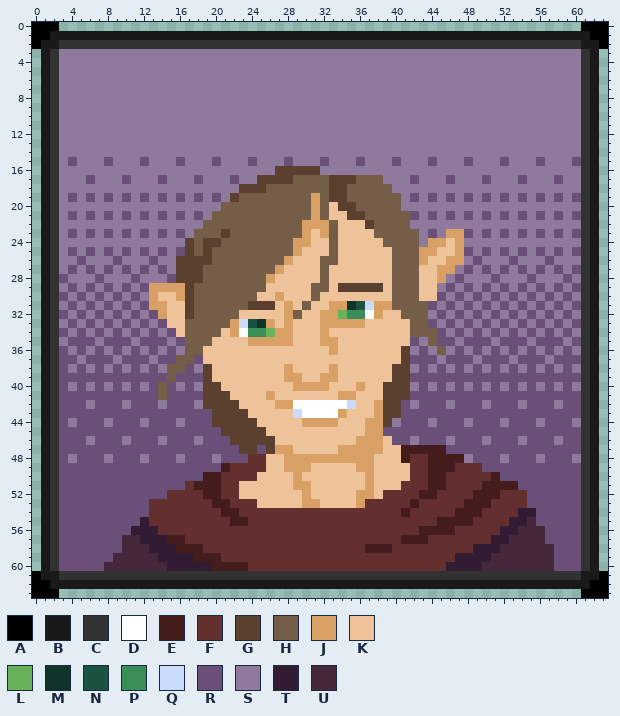
Edited in one commit: pixel-art sprite (UI Folder/CC_Button_RaceGnomes.png). Above: the version before the commit.
The file is 64x64 pixels.
Palette (. is transparent): A #000000  B #191919  C #323232  D #ffffff  E #451c1c  F #632f2f  G #5b4030  H #755e47  J #d9a066  K #eec39a  L #69b15a  M #103429  N #1b5241  P #3a8f56  Q #cbdbfc  R #6a4f79  S #8f799c  T #311c34  U #45283c
After:
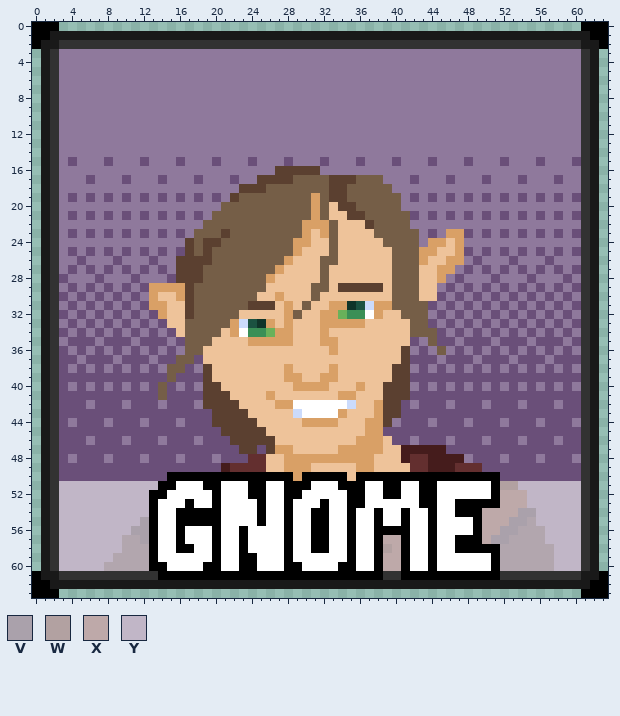
Colours new in this view: V #aaa1ab  W #b2a1a1  X #bea9a9  Y #c1b6c7
Diff:
{"colour":"U","old":"#45283c","new":"#b2a6ae"}
{"y":50,"x":15,"old":"RRRREEFFFFKKKK","new":"AAAAAAAAAAAAAA"}
{"y":50,"x":30,"old":"KKKKK","new":"AAAAA"}
{"y":50,"x":36,"old":"KJKKKKFFEEFFFFFE","new":"AAAAAAAAAAAAAAAA"}
{"y":51,"x":3,"old":"RRRRRRRRRRRRRRFEEEFFKKKKKKJJKKKKKKJKKKFFFEEFFFFEEEERRRRRRR","new":"YYYYYYYYYYYAADDDAADDDAADDAAADDDAAADDAADDAADDDDDDAWWYYYYYYY"}
{"y":52,"x":3,"old":"RRRRRRRRRRRRFFFFEEFFKKKKKKKJKKKKKJJKFFFFEEFFFFEEEFFFRRRRRR","new":"YYYYYYYYYYAADDDDDADDDAADDAADDDDDAADDAADDAADDDDDDAXXXYYYYYY"}
{"y":53,"x":3,"old":"RRRRRRRRRRFFFFFFFEEFFFKKKKKJJKKKKJFFFFFEFFFFFEEEFFFFRRRRRR","new":"YYYYYYYYYYADDDADDADDDDADDADDDADDAADDDDDDAADDAAAAAXXXYYYYYY"}
{"y":54,"x":3,"old":"RRRRRRRRRRFFFFFFFFEEFFFFFFFFFFFFFFFFFFEFFFFFEEEFFFFTTRRRRR","new":"YYYYYYYYYYADDAAAAADDDDADDADDAADDADDADDADDADDAAAXXXXVVYYYYY"}
{"y":55,"x":3,"old":"RRRRRRRRRTFFFFFFFFFEEFFFFFFFFFFFFFFFFFFFFFEEEEFFFFTT","new":"YYYYYYYYYVADDAAAAADDDDADDADDAADDADDADDADDADDDDAXXXVV"}
{"y":55,"x":56,"old":"RRRRR","new":"YYYYY"}
{"y":56,"x":3,"old":"RRRRRRRRTTTFFFFFFFFFFFFFFFFFFFFFFFFFFFFFEEEEFFFFFTT","new":"YYYYYYYYVVADDADDDADDADDDDADDAADDADDAAAADDADDDDAXXVV"}
{"y":56,"x":57,"old":"RRRR","new":"YYYY"}
{"y":57,"x":3,"old":"RRRRRRR","new":"YYYYYYY"}
{"y":57,"x":12,"old":"TTTEEFFFFFFFFFFFFFFFFFFFFFFFFEEEFFFFFFFTT","new":"VADDADDDADDADDDDADDAADDADDAXXADDADDAAAXVV"}
{"y":57,"x":57,"old":"RRRR","new":"YYYY"}
{"y":58,"x":3,"old":"RRRRRRR","new":"YYYYYYY"}
{"y":58,"x":13,"old":"TTTEEEFFFFFFFFFFFFFFFFFFEEEFFFFFFFFFTTT","new":"ADDAADDADDADDDDADDAADDADDAWXADDADDAAAAA"}
{"y":58,"x":58,"old":"RRR","new":"YYY"}
{"y":59,"x":3,"old":"RRRRRR","new":"YYYYYY"}
{"y":59,"x":13,"old":"UTTTTEEEFFFFFFFFFFFFFFFFFFFFFFFFFFTTTTU","new":"ADDDDDDADDAADDDADDDDDDADDAXXADDADDDDDDA"}
{"y":59,"x":58,"old":"RRR","new":"YYY"}
{"y":60,"x":3,"old":"RRRRR","new":"YYYYY"}
{"y":60,"x":13,"old":"UUTTTTTEEEEFFFFFFFFFFFFFFFFFFFFFFTTTTUU","new":"AADDDDAADDAADDDAADDDDAADDAXXADDADDDDDDA"}
{"y":60,"x":58,"old":"RRR","new":"YYY"}
{"y":61,"x":14,"old":"CCCCCCCCCCCCCCCCCCCCCCCCC","new":"AAAAAAAAAAAAAAAAAAAAAAAAA"}
{"y":61,"x":41,"old":"CCCCCCCCCCC","new":"AAAAAAAAAAA"}
